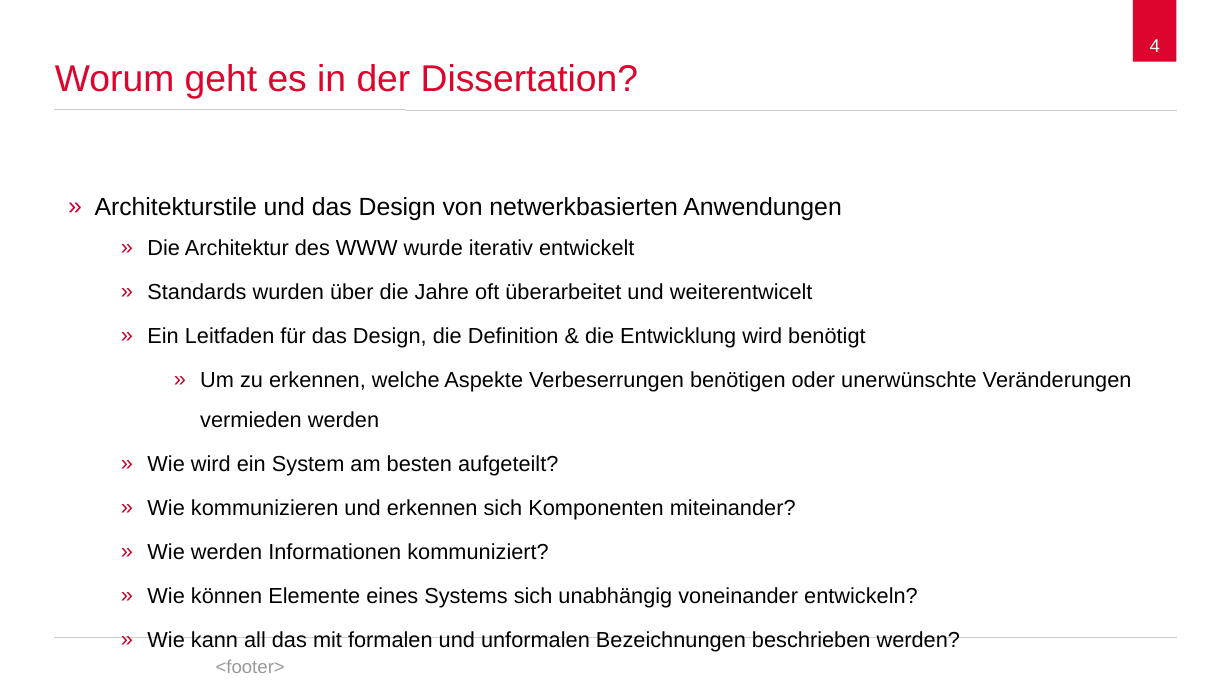
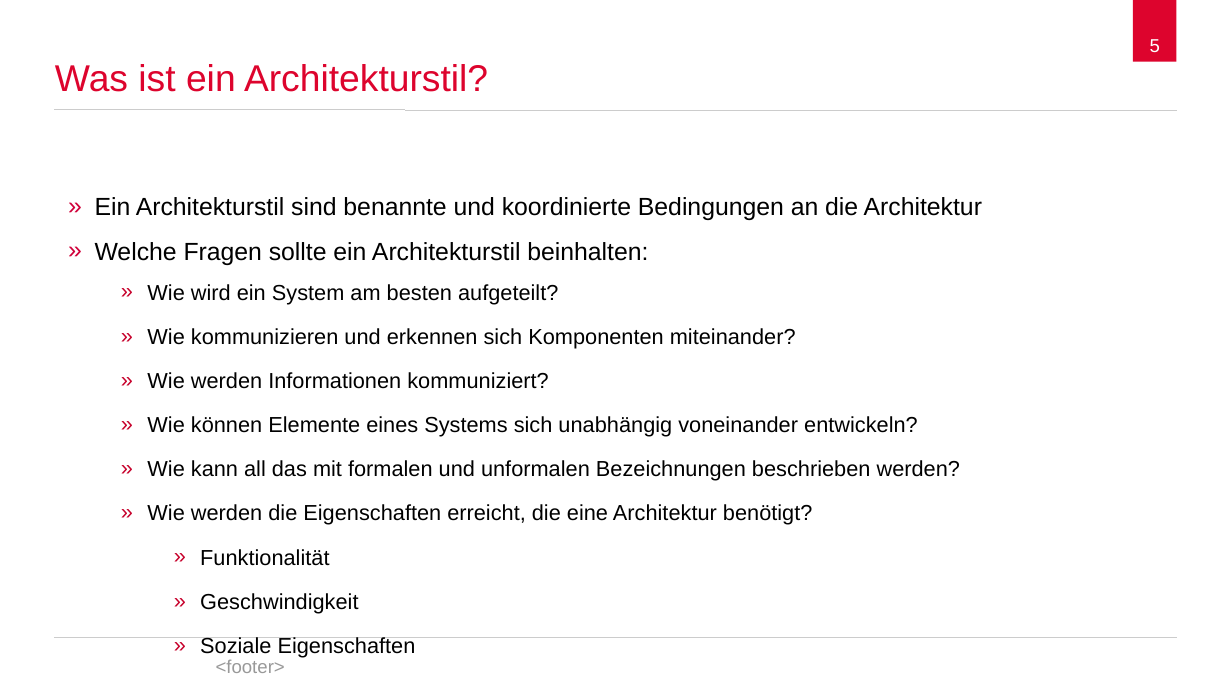
Before and after one commit to spaceone/presentations, a slide deck: slide 5 of representational-state-transfer/representational-state-transfer.odp (slide 4 before the commit). Drawn at 1232x693 pixels with LibreOffice and Linux fonts; fonts in the diff are those of the drawing; background and template pictures are left out. Boxes give left, top, right and bottom in pixels: in the first picture for what was removed or moved away, otherwise in the second. Text is boxed around its words. In the diff, an @@ line names an element or a change of style, - is before the commit and + after.

```diff
--- a/representational-state-transfer/representational-state-transfer.odp
+++ b/representational-state-transfer/representational-state-transfer.odp
@@ page number at (x1=1150, y1=39, x2=1160, y2=52): text changed @@
-4
+5
@@ title at (x1=55, y1=64, x2=488, y2=92): text changed @@
-Worum geht es in der Dissertation?
+Was ist ein Architekturstil?
@@ text at (x1=95, y1=197, x2=982, y2=265): text changed; size 14 to 16 pt @@
-» Architekturstile und das Design von netwerkbasierten Anwendungen
-    » Die Architektur des WWW wurde iterativ entwickelt
-    » Standards wurden über die Jahre oft überarbeitet und weiterentwicelt
-    » Ein Leitfaden für das Design, die Definition & die Entwicklung wird benötigt
-        » Um zu erkennen, welche Aspekte Verbeserrungen benötigen oder unerwünschte Veränderungen vermieden werden
+» Ein Architekturstil sind benannte und koordinierte Bedingungen an die Architektur
+» Welche Fragen sollte ein Architekturstil beinhalten:
@@ text at (x1=147, y1=504, x2=813, y2=614): paragraphs added @@
+    » Wie werden die Eigenschaften erreicht, die eine Architektur benötigt?
+        » Funktionalität
+        » Geschwindigkeit
+        » Soziale Eigenschaften
```
Also in this commit, not shown: 12 other slides changed, 10 slides added, 1 slide removed.
